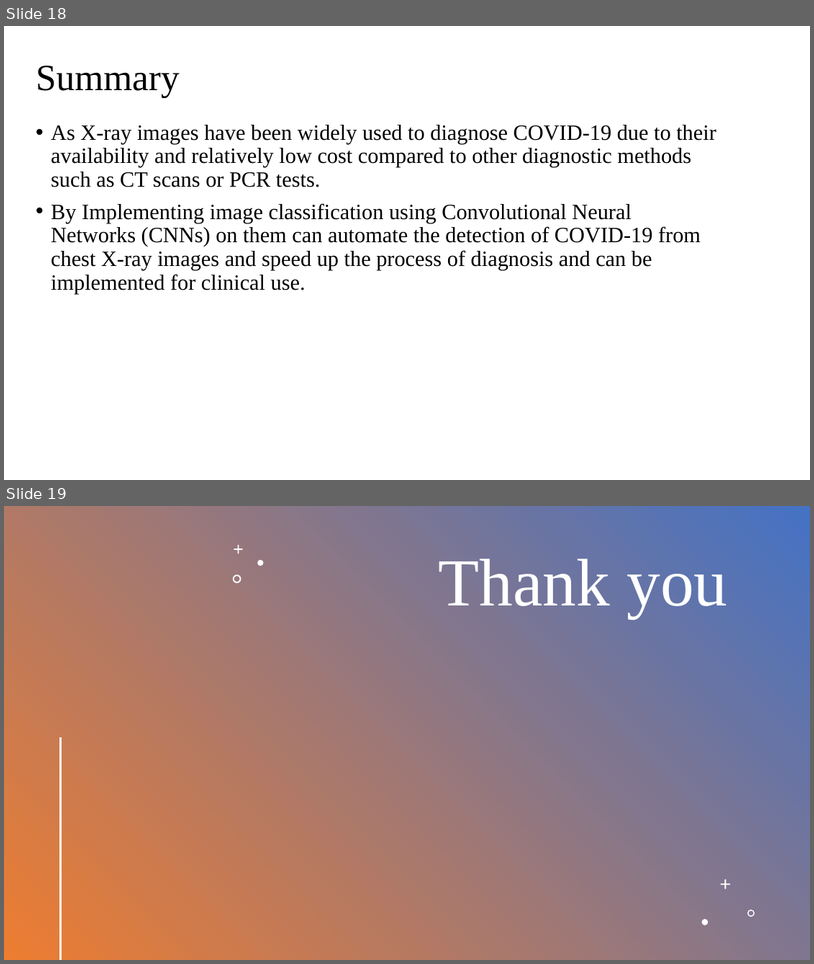
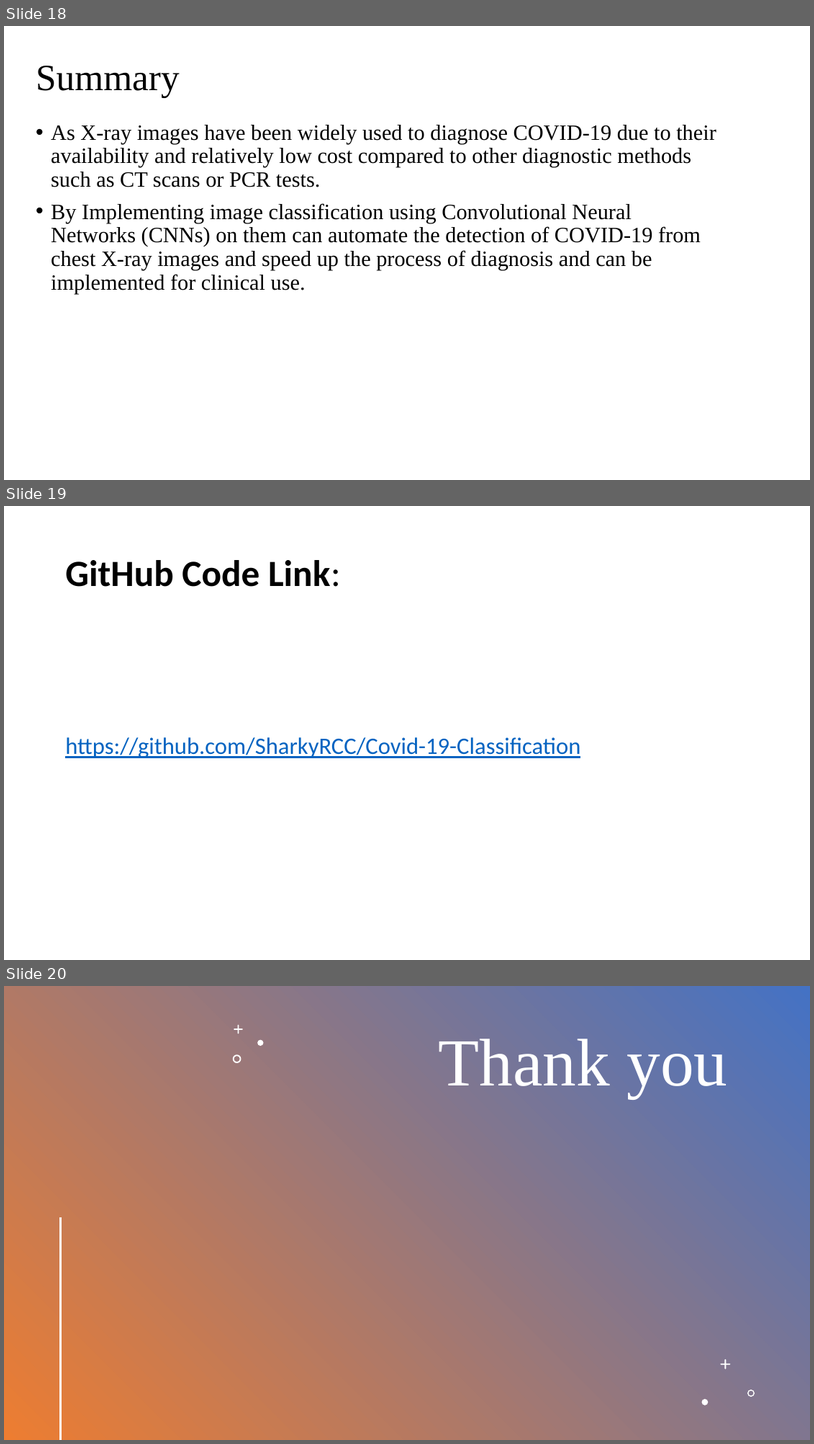
Before and after one commit to SharkyRCC/Covid-19-Classification, a slide deck: Presentation/neural_ppt.pptx. Shown one above the other, each under a label of ours: slides 18 and 19 before the commit, slides 18, 19 and 20 after it. The pictures are 814x964 and 814x1444 pixels, drawn with LibreOffice and Linux fonts; fonts in the diff are those of the drawing; background and template pictures are left out; a plain dark background stands for a picture behind light text. Boxes give left, top, right and bottom in pixels: in the first picture for what was removed or moved away, otherwise in the second. Text is boxed around its words. In the diff, an @@ line names an element or a change of style, - is before the commit and + after.

```diff
--- a/Presentation/neural_ppt.pptx
+++ b/Presentation/neural_ppt.pptx
@@ slide 19 added at [4, 506, 810, 960], background #FFFFFF @@
@@ title added at [65, 560, 341, 587], 44 pt, text #000000, bold @@
+GitHub Code Link:
@@ text added at [65, 737, 581, 758], 28 pt, text #0563C1, underline @@
+https://github.com/SharkyRCC/Covid-19-Classification
@@ what was slide 19 is now slide 20 @@
```
